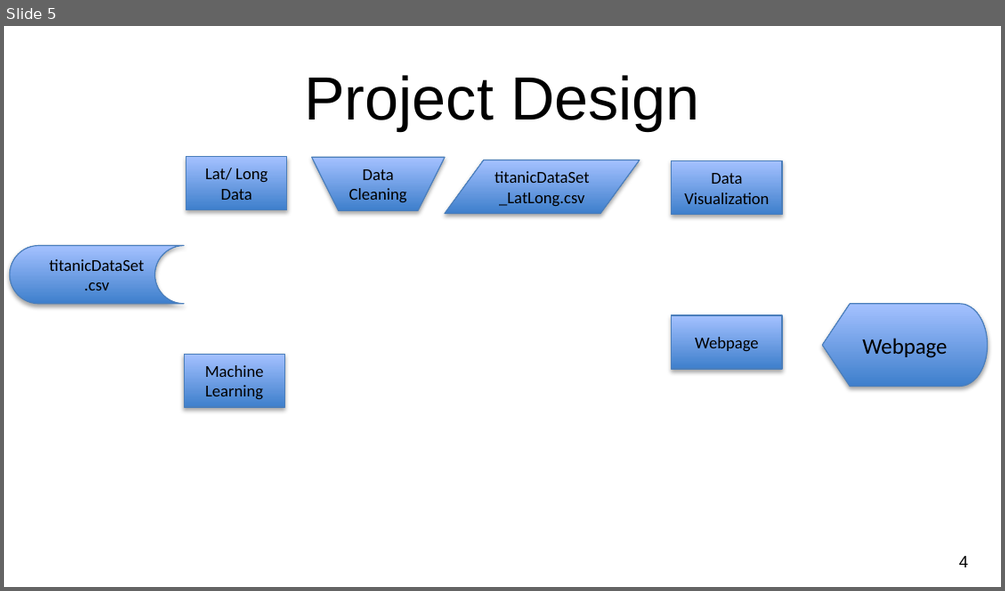
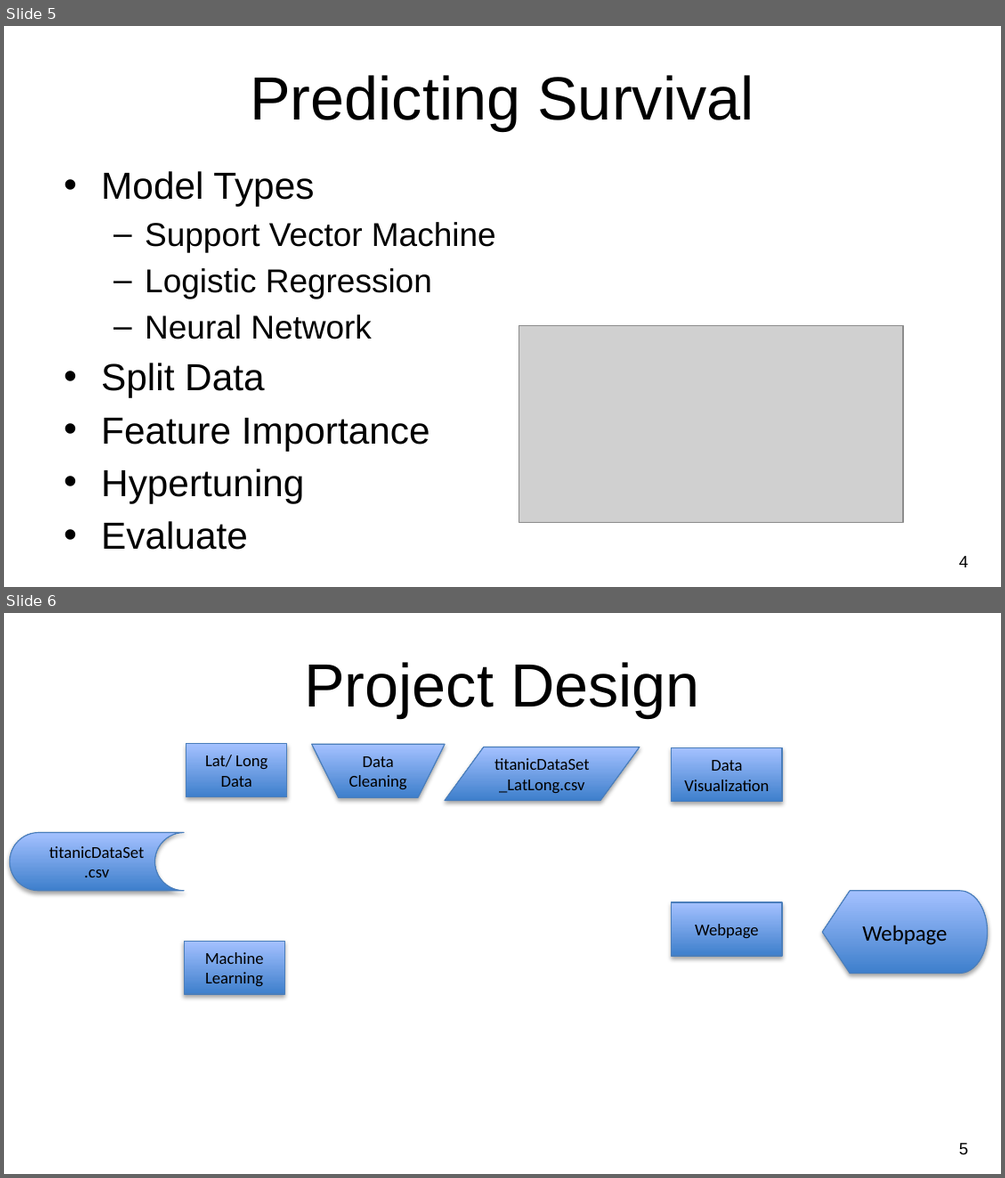
Before and after one commit to owenmeyer3/titanic, a slide deck: NU-Final_Project_Titanic.pptx. Shown one above the other, each under a label of ours: slide 5 before the commit, slides 5 and 6 after it. The pictures are 1005x591 and 1005x1178 pixels, drawn with LibreOffice and Linux fonts; fonts in the diff are those of the drawing; grey boxes stand for pictures; background and template pictures are left out. Boxes give left, top, right and bottom in pixels: in the first picture for what was removed or moved away, otherwise in the second. Text is boxed around its words. In the diff, an @@ line names an element or a change of style, - is before the commit and + after.

```diff
--- a/NU-Final_Project_Titanic.pptx
+++ b/NU-Final_Project_Titanic.pptx
@@ slide 5 added at box(4, 26, 1001, 587), background picture (left out) @@
@@ title added at box(250, 75, 753, 130), 44 pt, text #000000 @@
+Predicting Survival
@@ text added at box(101, 171, 496, 503), 27.2 pt, text #000000 @@
+• Model Types
+  – Support Vector Machine
+  – Logistic Regression
+  – Neural Network
+• Split Data
+• Feature Importance
+• Hypertuning
+• Evaluate
@@ picture added at box(519, 325, 903, 522) @@
@@ page number added at box(959, 556, 968, 567), 12 pt, text #000000 @@
+4
@@ what was slide 5 is now slide 6 @@
@@ page number at box(959, 1143, 968, 1154): text changed @@
-4
+5
```
Also in this commit, not shown: 4 slides changed, 3 other files.
